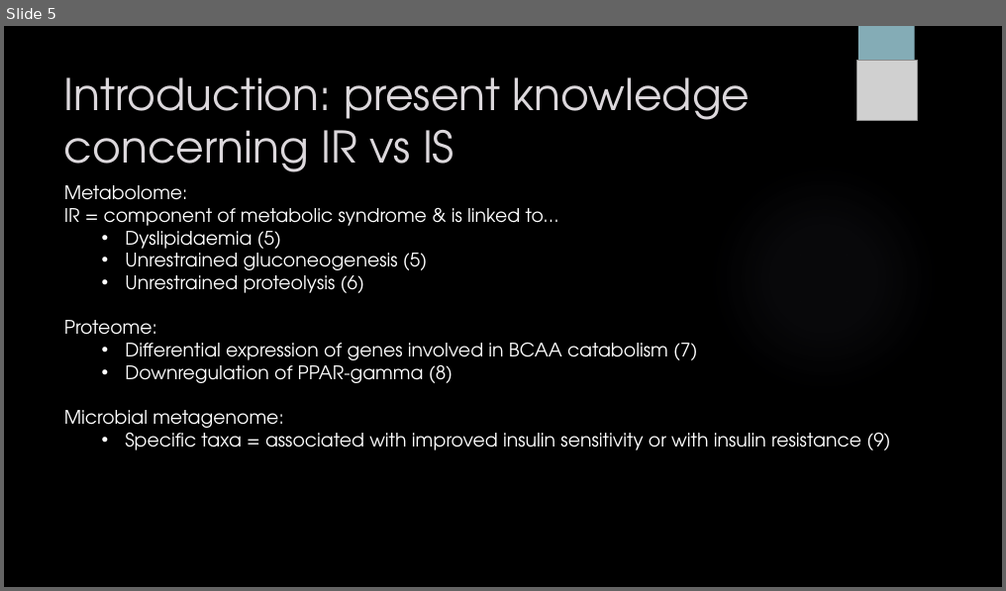
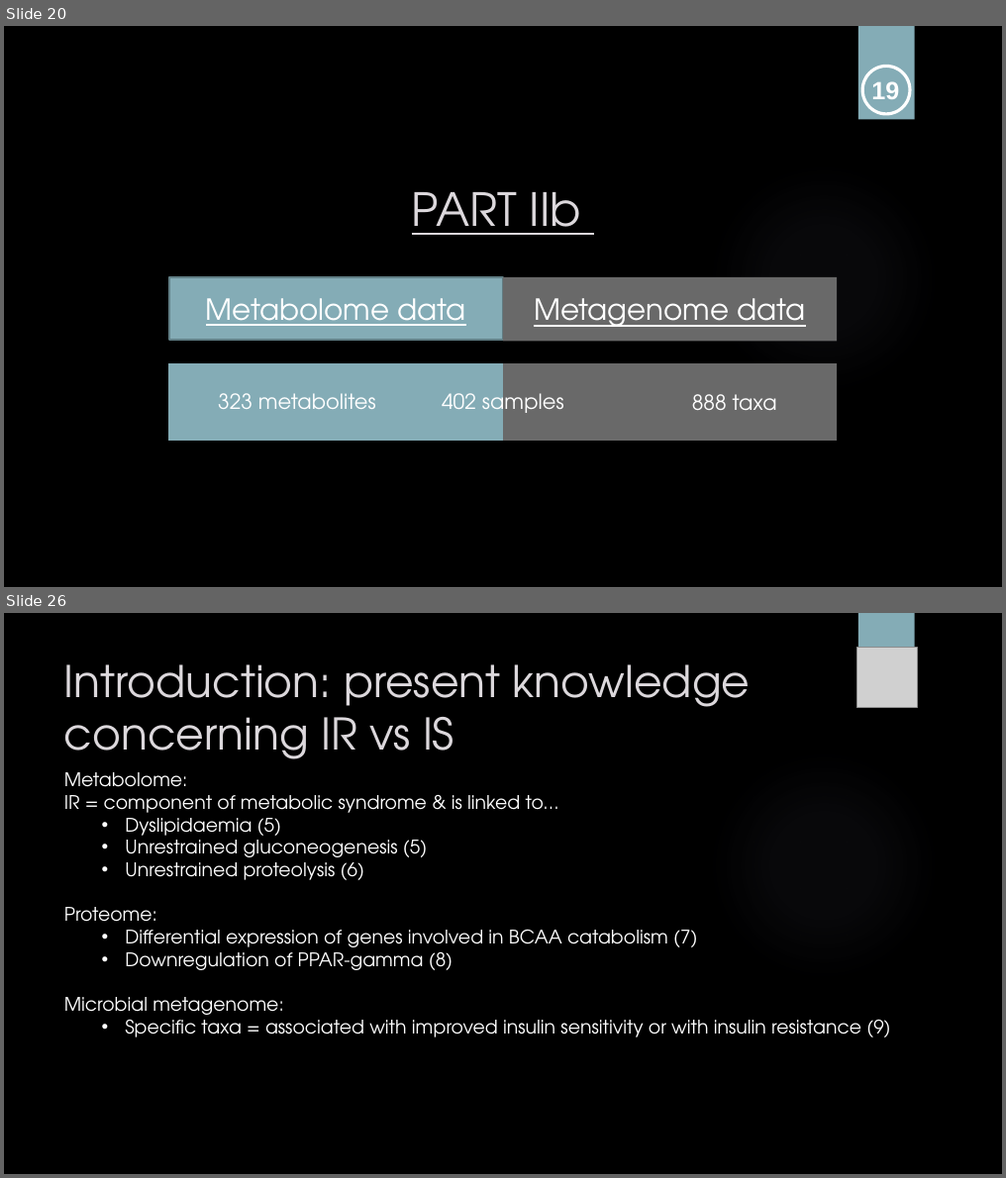
Before and after one commit to sabdeolive/Sabrina_BMS_Bachelor-Internship, a slide deck: Intermediate Presentation.pptx. Shown one above the other, each under a label of ours: slide 5 before the commit, slides 20 and 26 after it; the slides between them are not shown. The pictures are 1006x591 and 1006x1178 pixels, drawn with LibreOffice and Linux fonts; fonts in the diff are those of the drawing; grey boxes stand for pictures; background and template pictures are left out. Boxes give left, top, right and bottom in pixels: in the first picture for what was removed or moved away, otherwise in the second. Text is boxed around its words. In the diff, an @@ line names an element or a change of style, - is before the commit and + after.

```diff
--- a/Intermediate Presentation.pptx
+++ b/Intermediate Presentation.pptx
@@ slide 20 added at [4,26,1002,587], background picture (left out); not listed: 2 template elements that a slide beside it also shows @@
@@ ellipse added at [862,66,910,113], outline #FFFFFF 3 pt @@
@@ text added at [871,81,899,99], 24 pt, text #FFFFFF, bold @@
+19
@@ title added at [412,192,581,235], 44 pt, text #DCD8DC, underline @@
+PART IIb
@@ rectangle added at [169,277,503,340], fill #84ACB6, outline #627F87 1.5 pt, 28 pt, text #FFFFFF, underline @@
+Metabolome data
@@ rectangle added at [503,277,838,341], fill #696969, 28 pt, text #FFFFFF, underline @@
+Metagenome data
@@ rectangle added at [169,364,503,440], fill #84ACB6, outline #84ACB6 0.75 pt @@
@@ rectangle added at [503,364,838,441], fill #696969 @@
@@ text added at [218,393,376,409], 20 pt, text #FFFFFF @@
+323 metabolites
@@ text added at [442,387,564,419], 20 pt, text #FFFFFF @@
+402 samples
@@ text added at [692,394,777,410], 20 pt, text #FFFFFF @@
+888 taxa
@@ what was slide 5 is now slide 26 @@
```
Also in this commit, not shown: 11 slides changed, 10 other slides added, 11 slides removed.
